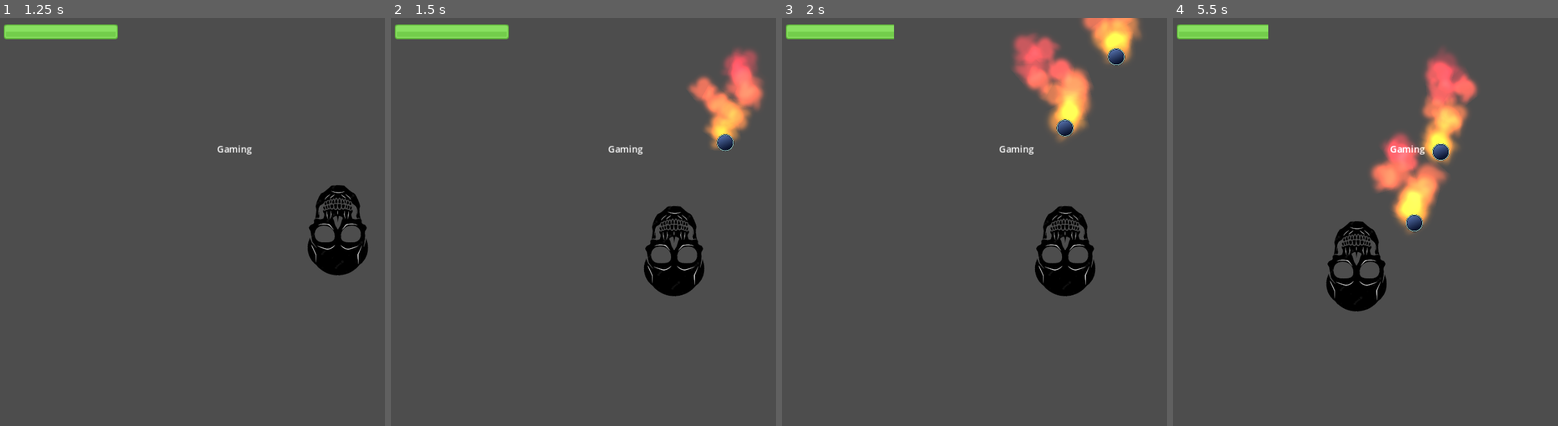
Above: before the commit, frames 1-4 (left to right).
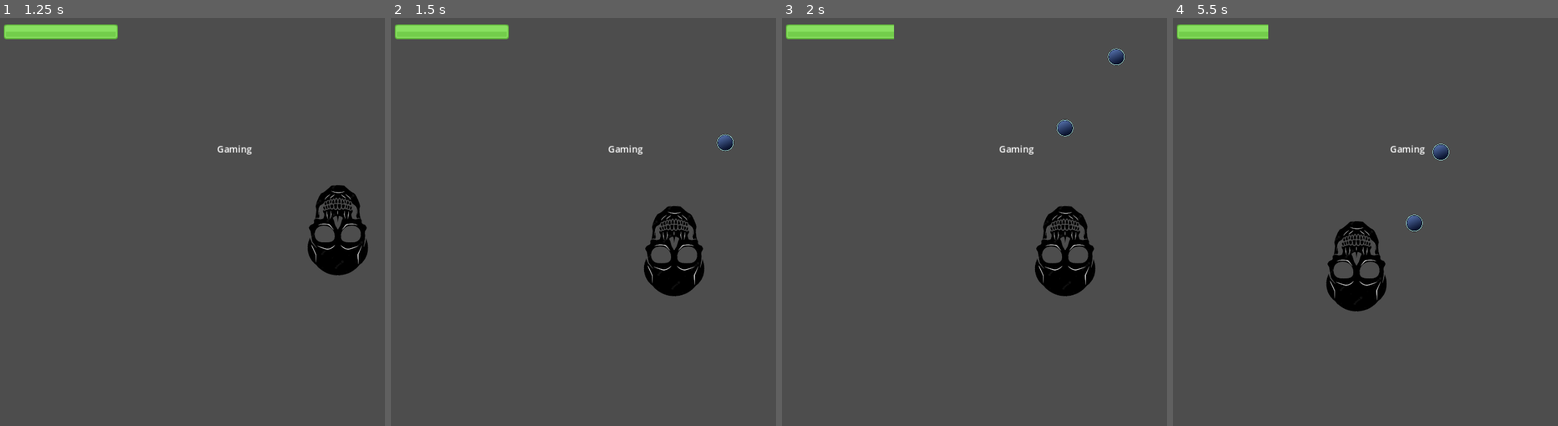
Above: after the commit, the same moments.

Repository: vaarnio/purgatory-gmtk2023
Game: Godot game, scene res://scenes/menu.tscn
The game is run twice, just before and just after one commit, with the same random seed, the same clock (stepped at 60 frames per second) and the same inputs.
Inputs (mouse positions are in pixels of both pictures, inside the frame that each line leads up to):
- Up to frame 1 (1.25 s): click "Play" at 0.5 s
- Up to frame 2 (1.5 s): tap Enter (ui_accept) at 1.25 s; move the mouse to (675, 250) at 1.27 s
- Up to frame 3 (2 s): tap Enter (ui_accept) at 1.52 s
- Up to frame 4 (5.5 s): move the mouse to (1288, 299) at 2.02 s; tap Enter (ui_accept) at 2.27, 3.77, 4.52, 5.27 s; move the mouse to (1411, 160) at 2.77 s; move the mouse to (1350, 377) at 3.52 s; move the mouse to (1488, 352) at 4.27 s; move the mouse to (1250, 197) at 5.02 s

Frame 1 is identical in both runs. In frame 2, 2.6% of the frame differs, in the area x 77-97%, y 7-33%; in frame 3, 4.2%; in frame 4, 5.3%, in the area x 51-80%, y 7-53%.

Commit message:
exploding barrels

Diff:
--- a/scenes/bullet.tscn
+++ b/scenes/bullet.tscn
@@ -1,15 +1,7 @@
-[gd_scene load_steps=7 format=3 uid="uid://ysp6kc2bdh51"]
+[gd_scene load_steps=4 format=3 uid="uid://ysp6kc2bdh51"]
 
 [ext_resource type="Script" path="res://scripts/Bullet.gd" id="1_exoot"]
 [ext_resource type="Texture2D" uid="uid://dtp4sfcbfmvb0" path="res://assets/bulletheal.png" id="2_snual"]
-[ext_resource type="Texture2D" uid="uid://c4lvgamxlwym3" path="res://assets/flame.png" id="3_ldrrq"]
-
-[sub_resource type="CanvasItemMaterial" id="CanvasItemMaterial_5hnuk"]
-blend_mode = 1
-
-[sub_resource type="Gradient" id="Gradient_qi7w4"]
-offsets = PackedFloat32Array(0, 0.0728477, 0.741722, 1)
-colors = PackedColorArray(1, 0.47451, 0, 0.521569, 1, 0.501961, 0, 0.407843, 1, 0.164706, 0.145098, 0.705882, 1, 0.0313726, 0.137255, 0.258824)
 
 [sub_resource type="CircleShape2D" id="CircleShape2D_ctweg"]
 radius = 15.0
@@ -23,29 +15,6 @@
 scale = Vector2(0.3, 0.3)
 texture = ExtResource("2_snual")
 
-[node name="CPUParticles2D" type="CPUParticles2D" parent="Sprite2D"]
-show_behind_parent = true
-material = SubResource("CanvasItemMaterial_5hnuk")
-scale = Vector2(3.33333, 3.33333)
-amount = 14
-speed_scale = 3.59
-explosiveness = 0.1
-randomness = 0.4
-lifetime_randomness = 0.3
-texture = ExtResource("3_ldrrq")
-direction = Vector2(0, -1)
-spread = 25.0
-gravity = Vector2(0, 0)
-initial_velocity_min = 250.0
-initial_velocity_max = 250.0
-angular_velocity_min = 100.0
-angular_velocity_max = 100.0
-angle_min = -720.0
-angle_max = 720.0
-scale_amount_min = 0.5
-scale_amount_max = 0.7
-color_ramp = SubResource("Gradient_qi7w4")
-
 [node name="CollisionShape2D" type="CollisionShape2D" parent="."]
 shape = SubResource("CircleShape2D_ctweg")
 
--- a/scripts/barrel.gd
+++ b/scripts/barrel.gd
@@ -6,8 +6,10 @@
 var rng = RandomNumberGenerator.new()
 var targetrandomizer = rng.randi_range(0,1)
 
-const obj_bullet = preload("res://scenes/bullet.tscn")
-var new_bullet = obj_bullet.instantiate()
+const bObj = preload("res://scenes/bullet.tscn")
+var bInst
+
+var directions = []
 
 func _ready():
 	#print(snapped(floor_max_angle,0.000001))
@@ -26,10 +28,24 @@
 	get_parent().remove_child(self)
 	#TODO: exploding despawn
 
-#func _explode():
+func _explode():
+	directions = [
+		Vector2(global_position.x,-100),
+		Vector2(-100,global_position.y),
+		Vector2(ProjectSettings.get_setting("display/window/size/viewport_width")+100,global_position.y),
+		Vector2(global_position.x,ProjectSettings.get_setting("display/window/size/viewport_width")+100)
+	]
+	for d in directions:
+		print(d)
+		bInst = bObj.instantiate()
+		bInst.setup(300, d, global_position, "NormalBullet")
+		get_parent().add_child.call_deferred(bInst)
+	#	get_tree().root.add_child.call_deferred(bInst)
+
 #	for n in range(8):
-#		new_bullet = obj_bullet.instantiate()
-#		new_bullet.setup(300, v1, v2, "AttackBullet")
+#		#print(directions[n])
+#		var new_bullet = obj_bullet.instantiate()
+#		new_bullet.setup(300, directions[n], global_position, "NormalBullet")
 
 
 #func _monitor_collision():
